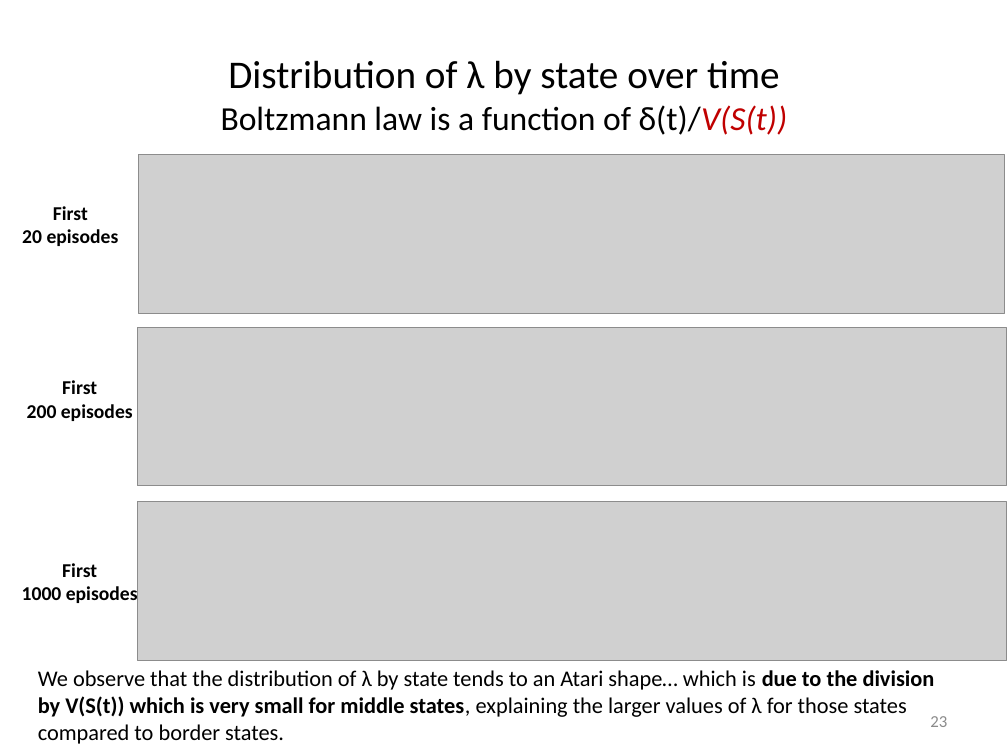
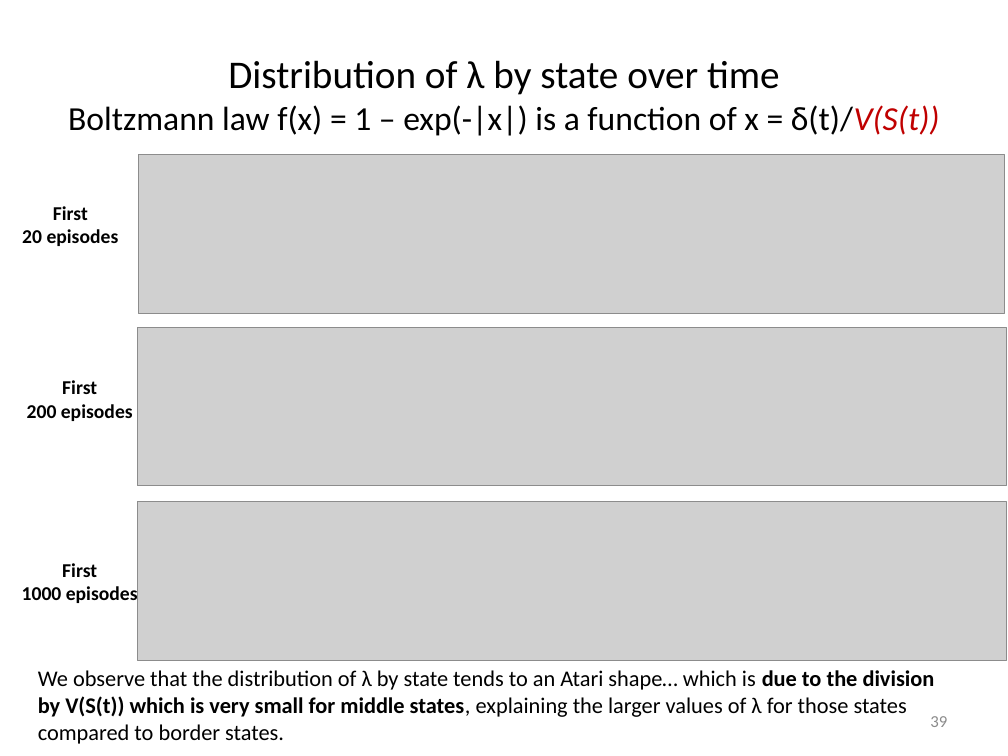
Before and after one commit to mastropi/RL, a slide deck: slide 39 of RL-001-MemoryManagement/results/202005May20-TestsTDLambda&AdaptiveTDLambda-1DGridworld.pptx (slide 23 before the commit). Drawn at 1008x756 pixels with LibreOffice and Linux fonts; fonts in the diff are those of the drawing; grey boxes stand for pictures. Boxes give left, top, right and bottom in pixels: in the first picture for what was removed or moved away, otherwise in the second. Text is boxed around its words. In the diff, an @@ line names an element or a change of style, - is before the commit and + after.

Commit message:
[TD] Sutton pag. 295: Analysis of TD(lambda) vs. fixed alpha + housekeeping
The analysis of TD(lambda) that reproduces the plot of the RMSE in the 19-state 1D gridworld presented in Sutton 2018, pag. 295 is implemented at the end of simu_lambdas.py.

The plots for different lambda_max choices in ATD(Lambda) and HATD(Lambda) were added to the presentation '202005May20-TestsTDLambda&AdaptiveTDLambda_1DGridworld.pptx' at the end of section "Results of experiments run in Apr-2022".

Housekeeping activities:
- Renamed the possible values of enum AdaptiveLambdaType to more natural names: ATD instead of FULL and HATD instead of HOMOGENEOUS. This also facilitates showing the legend in the aforementioned plot so that we can directly refer to the name of the AdaptiveLambdaType enum.

- In simulators.py:
  - In run(), plots of the evolution of lambda values with episodes are now produced only when `plot=True`. This avoids the creation of SOOO MANY plots when running a set of experiments which filled up the stack of generated figures! (making the analysis of the plots of interest more difficult).
  - In simulate(), the calculation of the standard error of the RMSE values at the end of each episode and at the end of the experiment was fixed by avoiding sqrt( "negative value" ) which occurred a few times, namely when the difference (SS - n*mu^2) yielded a slightly negative number, e.g. ~ -1E-16.

```diff
--- a/RL-001-MemoryManagement/results/202005May20-TestsTDLambda&AdaptiveTDLambda-1DGridworld.pptx
+++ b/RL-001-MemoryManagement/results/202005May20-TestsTDLambda&AdaptiveTDLambda-1DGridworld.pptx
@@ title at <box>68,60,940,136</box>: text changed @@
-Distribution of λ by state over time
-Boltzmann law is a function of δ(t)/V(S(t))
+Distribution of λ by state over time
+Boltzmann law f(x) = 1 – exp(-|x|) is a function of x = δ(t)/V(S(t))
@@ page number at <box>930,716,947,727</box>: text changed @@
-23
+39
```
Also in this commit, not shown: 2 other slides changed, 16 slides added, 4 other files.
